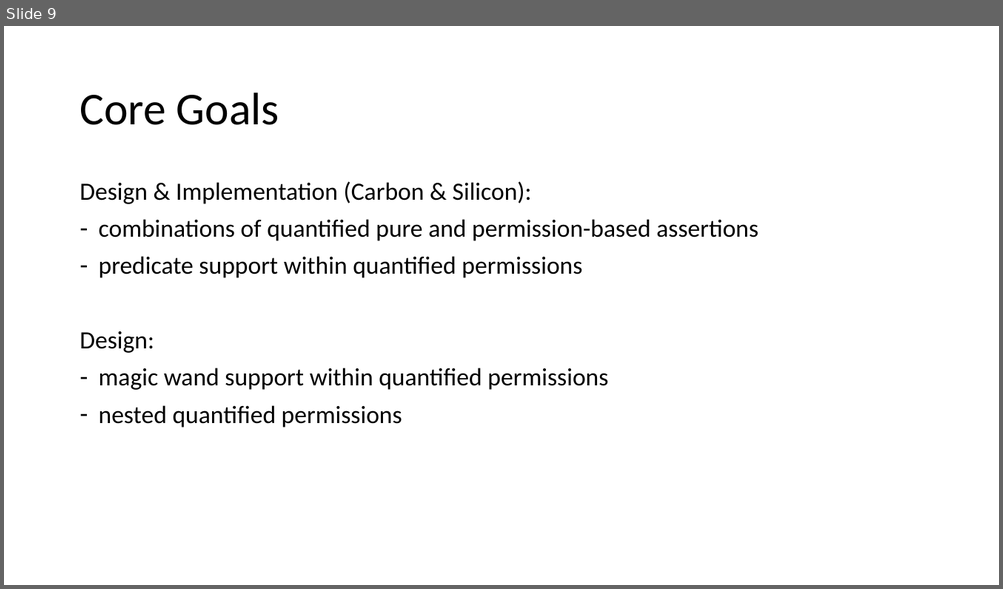
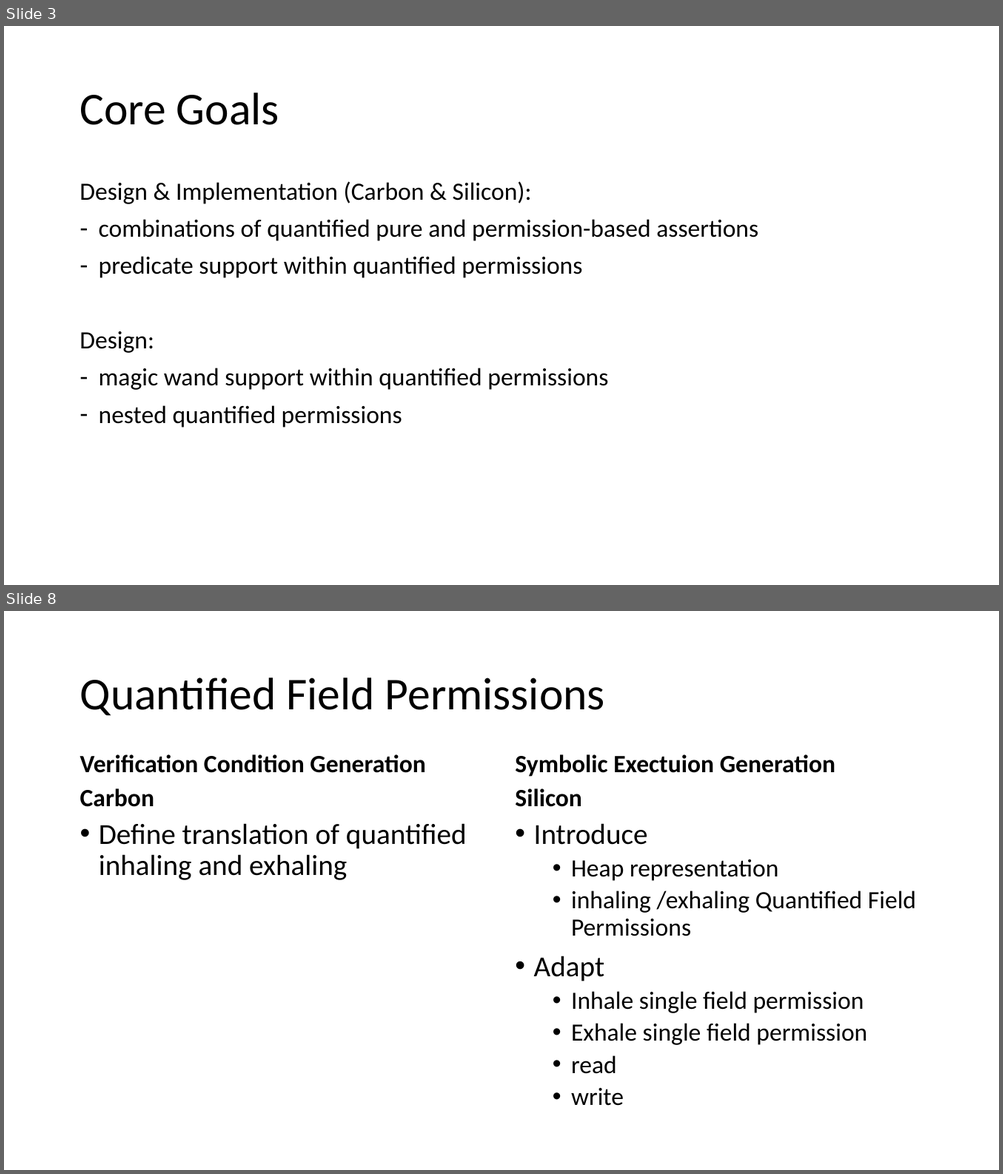
Before and after one commit to Aimenel/MT, a slide deck: presentations/Final Presentation/Final.pptx. Shown one above the other, each under a label of ours: slide 9 before the commit, slides 3 and 8 after it; the slides between them are not shown. The pictures are 1003x589 and 1003x1174 pixels, drawn with LibreOffice and Linux fonts; fonts in the diff are those of the drawing. Boxes give left, top, right and bottom in pixels: in the first picture for what was removed or moved away, otherwise in the second. Text is boxed around its words. In the diff, an @@ line names an element or a change of style, - is before the commit and + after.

```diff
--- a/presentations/Final Presentation/Final.pptx
+++ b/presentations/Final Presentation/Final.pptx
@@ slide 8 added at [4, 611, 999, 1170], background #FFFFFF @@
@@ title added at [80, 678, 605, 715], 44 pt, text #000000 @@
+Quantified Field Permissions
@@ text added at [80, 755, 425, 807], 24 pt, text #000000, bold @@
+Verification Condition Generation
+Carbon
@@ text added at [515, 755, 835, 807], 24 pt, text #000000, bold @@
+Symbolic Exectuion Generation
+Silicon
@@ text added at [99, 823, 466, 880], 28 pt, text #000000 @@
+• Define translation of quantified inhaling and exhaling
@@ text added at [534, 823, 916, 1106], 24 pt, text #000000 @@
+• Introduce
+  • Heap representation
+  • inhaling /exhaling Quantified Field Permissions
+• Adapt
+  • Inhale single field permission
+  • Exhale single field permission
+  • read
+  • write
@@ what was slide 9 is now slide 3 @@
```
Also in this commit, not shown: 9 slides changed, 17 other slides added, 5 slides removed, 3 other files.
